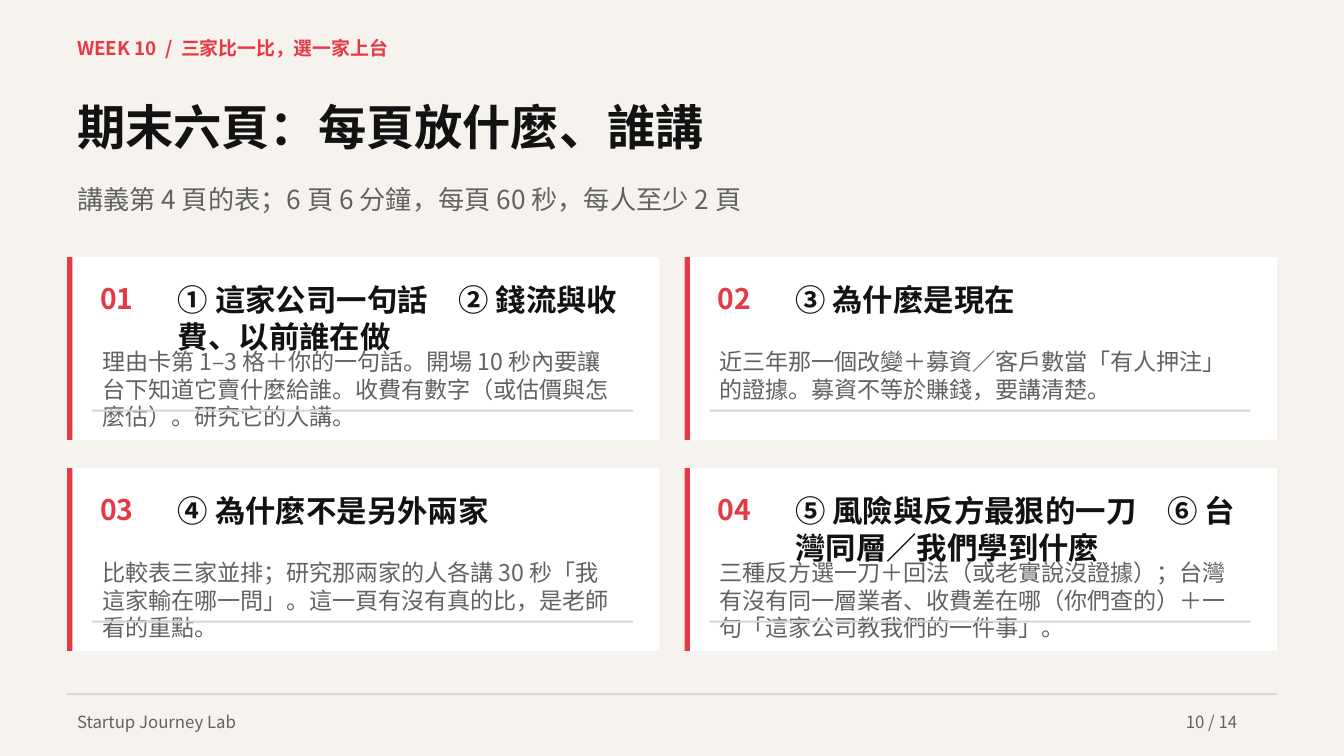
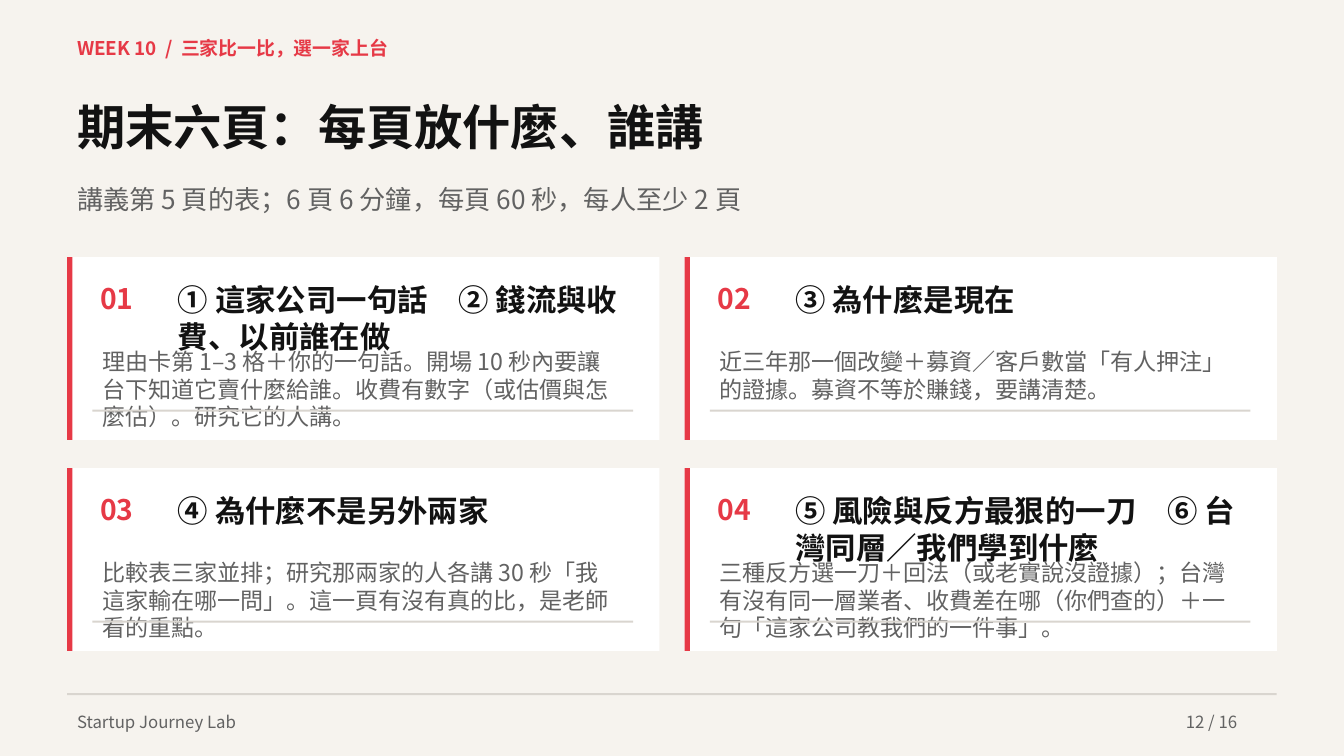
Before and after one commit to hpyuan1220/startup-journey-lab-app, a slide deck: slide 12 of materials/Week10_教學簡報.pptx (slide 10 before the commit). Drawn at 1344x756 pixels with LibreOffice and Linux fonts; fonts in the diff are those of the drawing. Boxes give left, top, right and bottom in pixels: in the first picture for what was removed or moved away, otherwise in the second. Text is boxed around its words. In the diff, an @@ line names an element or a change of style, - is before the commit and + after.

```diff
--- a/materials/Week10_教學簡報.pptx
+++ b/materials/Week10_教學簡報.pptx
@@ text at [77, 187, 741, 213]: text changed @@
-講義第 4 頁的表；6 頁 6 分鐘，每頁 60 秒，每人至少 2 頁
+講義第 5 頁的表；6 頁 6 分鐘，每頁 60 秒，每人至少 2 頁
@@ text at [1186, 715, 1238, 728]: text changed @@
-10 / 14
+12 / 16
```
Also in this commit, not shown: 13 other slides changed, 2 slides added, 14 other files.
